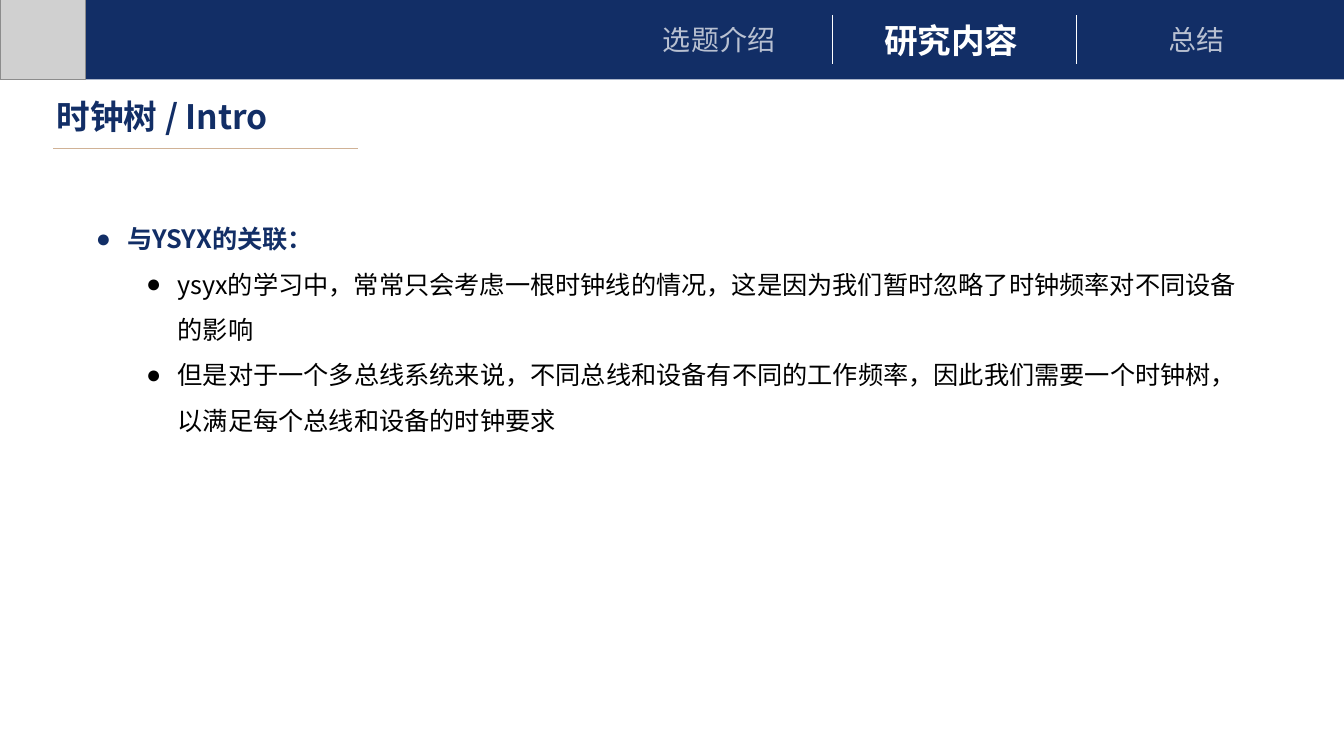
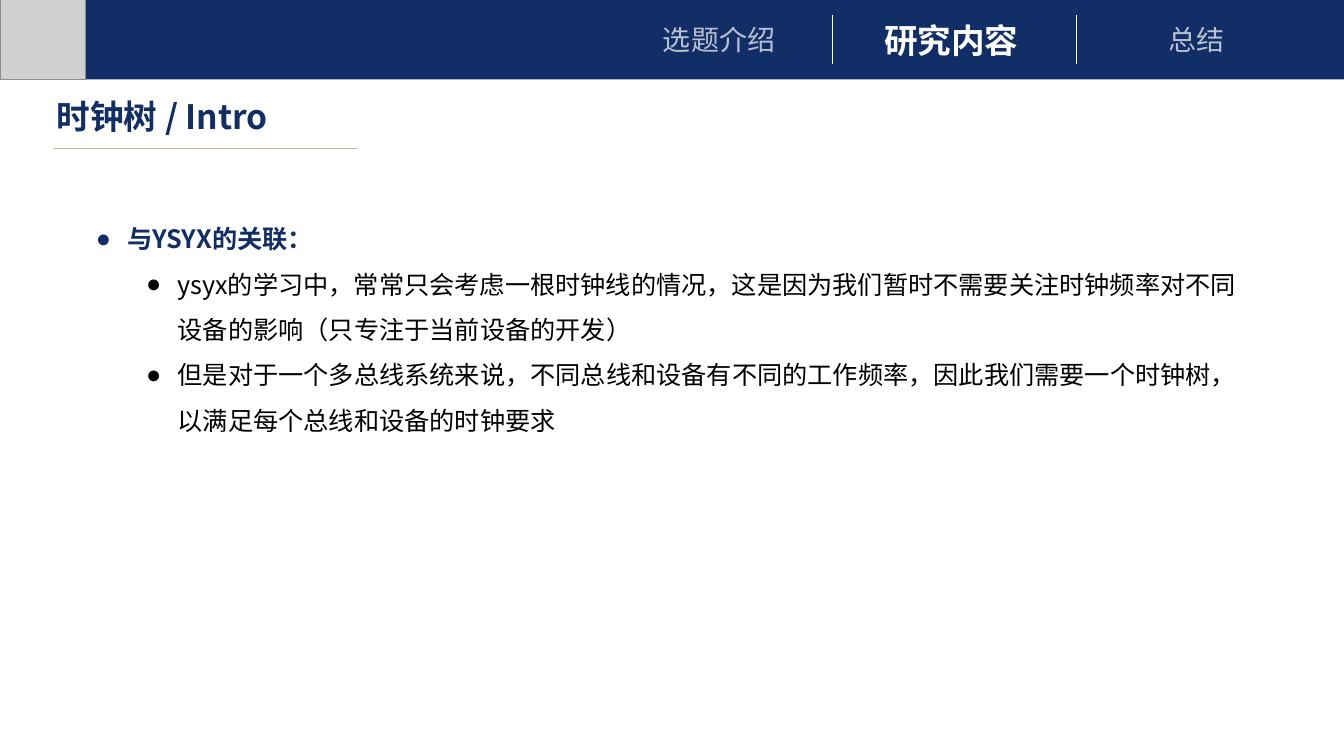
Before and after one commit to FINALxxx/UBL, a slide deck: slide 11 of UBL.pptx. Drawn at 1344x756 pixels with LibreOffice and Linux fonts; fonts in the diff are those of the drawing; grey boxes stand for pictures. Boxes give left, top, right and bottom in pixels: in the first picture for what was removed or moved away, otherwise in the second. Text is boxed around its words. In the diff, an @@ line names an element or a change of style, - is before the commit and + after.

```diff
--- a/UBL.pptx
+++ b/UBL.pptx
@@ text at bbox=[178, 272, 1236, 342]: text changed @@
-  ● ysyx的学习中，常常只会考虑一根时钟线的情况，这是因为我们暂时忽略了时钟频率对不同设备的影响
+  ● ysyx的学习中，常常只会考虑一根时钟线的情况，这是因为我们暂时不需要关注时钟频率对不同设备的影响（只专注于当前设备的开发）
```
Also in this commit, not shown: 13 other slides changed, 1 slide added.
